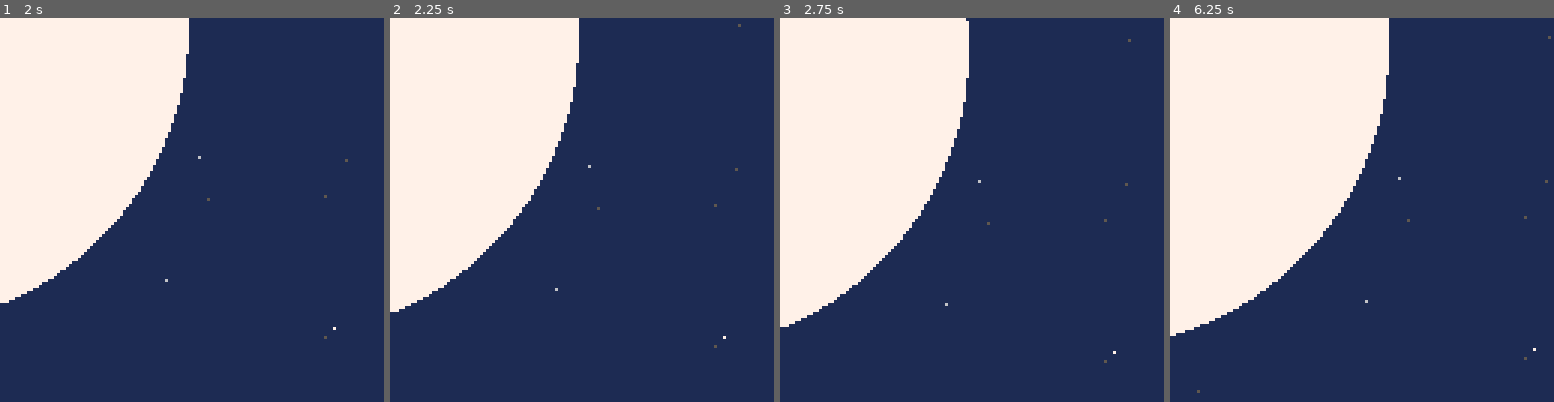
Above: before the commit, frames 1-4 (left to right).
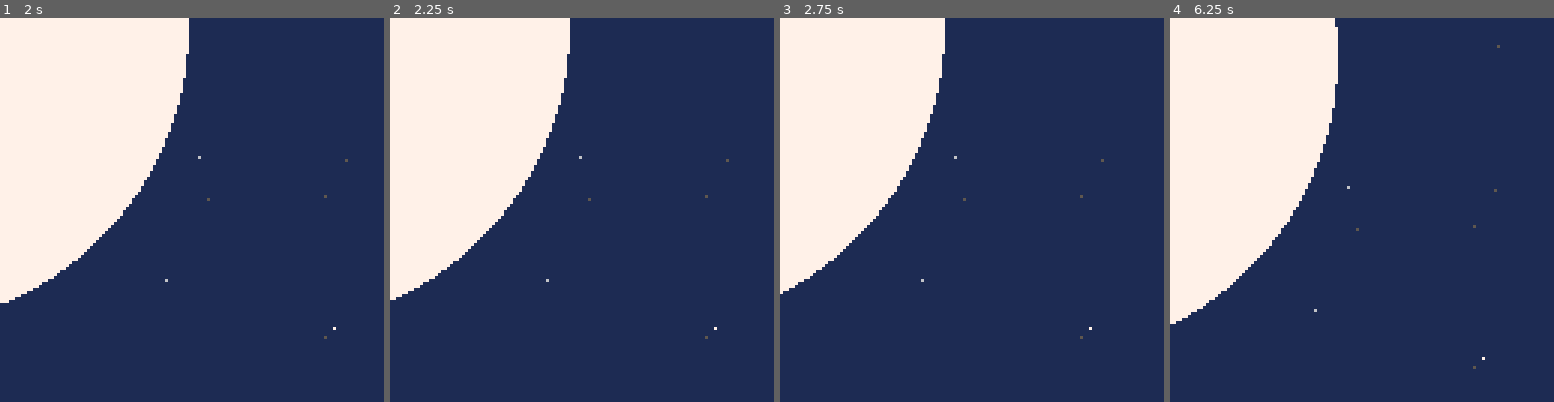
Above: after the commit, the same moments.

Repository: nucleartide/ludum-dare-39
Game: PICO-8 cartridge game.p8
The game is run twice, just before and just after one commit, with the same random seed, the same clock (stepped at 60 frames per second) and the same inputs.
Inputs:
- Up to frame 1 (2 s): tap X (X key) at 0.33, 1.07, 1.85 s; tap O (Z key) at 0.7, 1.7 s; hold Right from 1.6 s (still down)
- Up to frame 2 (2.25 s): release Right at 2.1 s; tap O (Z key) at 2.1 s; hold Up from 2.15 s (still down)
- Up to frame 3 (2.75 s): release Up at 2.42 s; hold Right from 2.47 s (still down); tap O (Z key) at 2.5 s
- Up to frame 4 (6.25 s): tap O (Z key) every 0.4 s from 2.9 to 6.1 s; tap X (X key) at 2.97, 4.08, 5.2 s; release Right at 3.03 s; hold Left 3.08-3.58 s; hold Down 3.63-3.97 s; hold Right 4.02-4.68 s; hold Up 4.73-5.03 s; hold Left 5.08-5.68 s; hold Down 5.73-6.03 s; hold Right from 6.08 s (still down)

Frame 1 is identical in both runs. In frame 2, 3.0% of the frame differs, in the area x 0-92%, y 0-86%; in frame 3, 7.7%; in frame 4, 9.8%, in the area x 0-100%, y 0-98%.

Commit message:
add sprite rotation

Diff:
--- a/game.p8
+++ b/game.p8
@@ -85,7 +85,7 @@
   launched = false,
   planet = 2,
   planet_angle = 0,
-  radius_padding = 2,
+  radius_padding = 5,
 
   -- did the player win the game
   escaped = false,
@@ -169,7 +169,7 @@
 
     -- adjacent, opposite (x, y)
     local a, o = player.x - planet.x, player.y - planet.y
-    player.a = atan2(a, o) + 0.25
+    player.a = -(atan2(a, o) - 1)
 
     --
     -- launch
